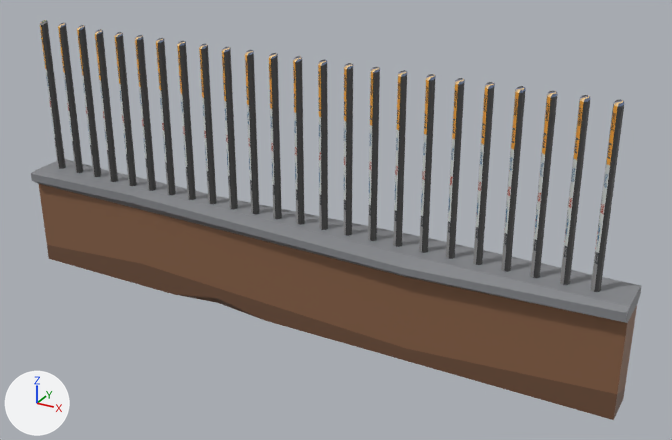
An edit to the Blender file Assets/Models/Fence.blend, drawn before and after from the same camera.
One viewpoint serves both versions: a camera (50 mm lens) standing at (5.05, -8.19, 5.49) and looking at (0.48, 0.13, 1.34). Every picture has the same lights, and +X, +Y and +Z are marked at lower left.

Objects in the first picture: 'SM_Env_Fence_01'.
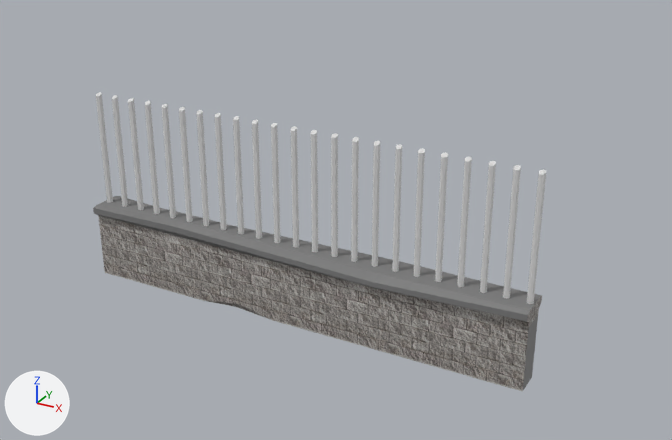
Pixel boxes [x1, y1, x2, y2] of what changed, in the pictures (672 x 440 px; the box of a moved part takes in the faces that stretch with it):
'SM_Env_Fence_01', surface changed, reshaped, turned, rescaled: before [31, 20, 642, 420]; after [93, 92, 546, 392]
part 1 of me_mesh, moved or reshaped: before [31, 159, 642, 420]; after [93, 196, 542, 392]
part 2 of me_mesh, moved or reshaped: before [293, 56, 305, 225]; after [96, 92, 113, 203]
part 3 of me_mesh, moved or reshaped: before [269, 53, 282, 219]; after [527, 169, 546, 304]
part 4 of me_mesh, moved or reshaped: before [318, 60, 328, 230]; after [480, 161, 496, 293]
part 5 of me_mesh, moved or reshaped: before [245, 50, 259, 214]; after [435, 152, 448, 282]
part 6 of me_mesh, moved or reshaped: before [344, 63, 353, 235]; after [392, 144, 402, 272]
part 7 of me_mesh, moved or reshaped: before [222, 47, 238, 209]; after [351, 137, 359, 262]
part 8 of me_mesh, moved or reshaped: before [368, 67, 380, 241]; after [311, 130, 318, 252]
part 9 of me_mesh, moved or reshaped: before [199, 44, 217, 204]; after [271, 123, 280, 243]
part 10 of me_mesh, moved or reshaped: before [393, 70, 407, 247]; after [233, 116, 244, 234]
part 11 of me_mesh, moved or reshaped: before [177, 41, 196, 200]; after [196, 110, 209, 226]
part 12 of me_mesh, moved or reshaped: before [419, 74, 436, 253]; after [162, 104, 176, 218]
part 13 of me_mesh, moved or reshaped: before [156, 38, 176, 195]; after [128, 98, 144, 210]
part 14 of me_mesh, deleted (black): before [40, 20, 624, 292]
part 15 of me_mesh, added: after [112, 95, 521, 298]

Edits to the bpy script that builds the scene:
```text
Add img_uv:
    img_uv = load_image('UV', '../Textures/Fence.png', 1024, 1024, 'sRGB')
Change mat_lambert1:
    mat_lambert1.texture: img_file1 -> img_uv
Change me_mesh:
    used by ob_sm_env_fence_01; location = (0.0, 0.0, 0.0); rotation_euler = (1.571, 0.0, 0.0), in degrees (90, 0, 0); scale = (0.01, 0.01, 0.01)
    remove me_mesh.from_pydata(...)  # 440 vertices, 272 faces; spans x -373.0..377.0, y 1.0..317.0, z -34.0..33.0
    add me_mesh.from_pydata(...)  # 424 vertices, 262 faces; spans x -3.0..3.0, y 0.0, z 0.0..2.0
    me_mesh part 1: the loose piece of 56 vertices spanning x -373.0..377.0, y 1.0..128.0, z -34.0..33.0 is scaled about the mesh origin by (0.0075, 1.01e-05, -5.62e-05)
    me_mesh part 2: the loose piece of 16 vertices spanning x 6.0..16.0, y 126.0..316.0, z -2.0..7.0 is scaled about its middle by (0.0075, 0, -0.00235), then moved by (-13.0, -221.0, -1.0)
    me_mesh part 3: the loose piece of 16 vertices spanning x -24.0..-14.0, y 126.0..316.0, z -2.0..7.0 is scaled about its middle by (0.0075, 0, -0.00235), then moved by (22.0, -221.0, -1.0)
    me_mesh part 4: the loose piece of 16 vertices spanning x 36.0..46.0, y 126.0..316.0, z -2.0..7.0 is scaled about its middle by (0.0075, 0, -0.00235), then moved by (-38.0, -221.0, -1.0)
    me_mesh part 5: the loose piece of 16 vertices spanning x -54.0..-44.0, y 126.0..316.0, z -2.0..7.0 is scaled about its middle by (0.0075, 0, -0.00235), then moved by (51.0, -221.0, -1.0)
    me_mesh part 6: the loose piece of 16 vertices spanning x 66.0..76.0, y 126.0..316.0, z -2.0..7.0 is scaled about its middle by (0.0075, 0, -0.00235), then moved by (-69.0, -221.0, -1.0)
    me_mesh part 7: the loose piece of 16 vertices spanning x -84.0..-74.0, y 126.0..316.0, z -2.0..7.0 is scaled about its middle by (0.0075, 0, -0.00235), then moved by (80.0, -221.0, -1.0)
    me_mesh part 8: the loose piece of 16 vertices spanning x 96.0..106.0, y 126.0..316.0, z -2.0..7.0 is scaled about its middle by (0.0075, 0, -0.00235), then moved by (-100.0, -221.0, -1.0)
    me_mesh part 9: the loose piece of 16 vertices spanning x -114.0..-104.0, y 126.0..316.0, z -2.0..7.0 is scaled about its middle by (0.0075, 0, -0.00235), then moved by (109.0, -221.0, -1.0)
    me_mesh part 10: the loose piece of 16 vertices spanning x 126.0..136.0, y 126.0..316.0, z -2.0..7.0 is scaled about its middle by (0.0075, 0, -0.00235), then moved by (-131.0, -221.0, -1.0)
    me_mesh part 11: the loose piece of 16 vertices spanning x -144.0..-134.0, y 126.0..316.0, z -2.0..7.0 is scaled about its middle by (0.0075, 0, -0.00235), then moved by (138.0, -221.0, -1.0)
    me_mesh part 12: the loose piece of 16 vertices spanning x 156.0..166.0, y 126.0..316.0, z -2.0..7.0 is scaled about its middle by (0.0075, 0, -0.00235), then moved by (-162.0, -221.0, -1.0)
    me_mesh part 13: the loose piece of 16 vertices spanning x -174.0..-164.0, y 126.0..316.0, z -2.0..7.0 is scaled about its middle by (0.0075, 0, -0.00235), then moved by (167.0, -221.0, -1.0)
    me_mesh part 14: 12 loose pieces with 192 vertices, spanning x -354.0..346.0, y 126.0..317.0, z -6.0..7.0, are deleted
    me_mesh part 15
    176 vertices are added at x -3.0..3.0, y 0.0, z 1.0..2.0
    99 new faces join them
Change ob_sm_env_fence_01:
    ob_sm_env_fence_01.rotation_euler: (1.571, 0.0, 0.0) -> (0.0, 0.0, 0.0)  # degrees (90, 0, 0) -> degrees (0, 0, 0)
    ob_sm_env_fence_01.scale: (0.01, 0.01, 0.01) -> (1.0, 1.0, 1.0)
```
